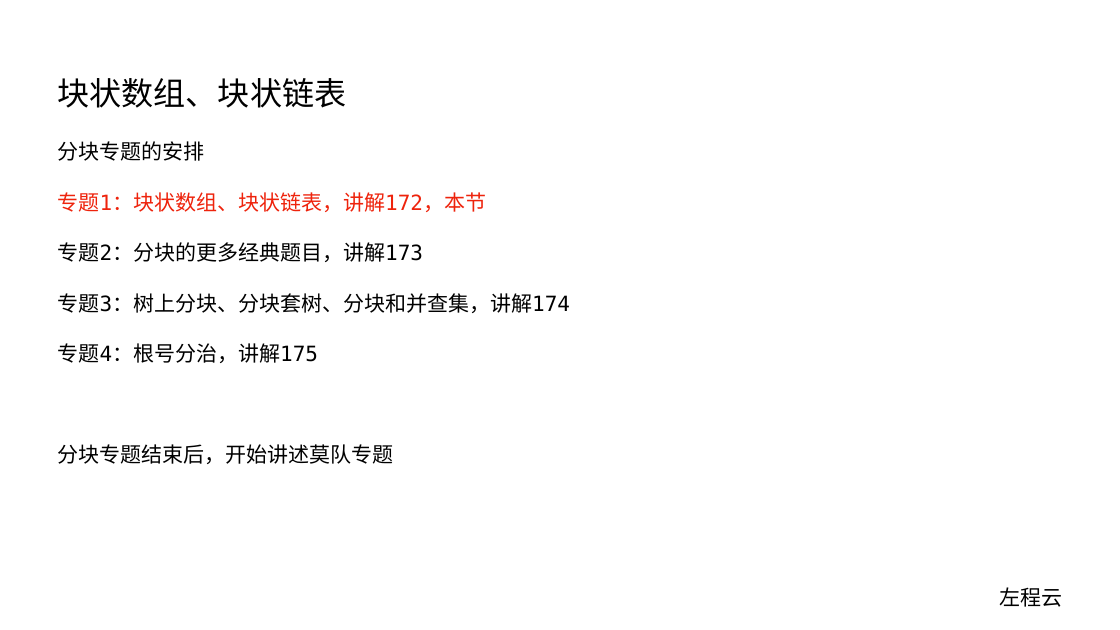
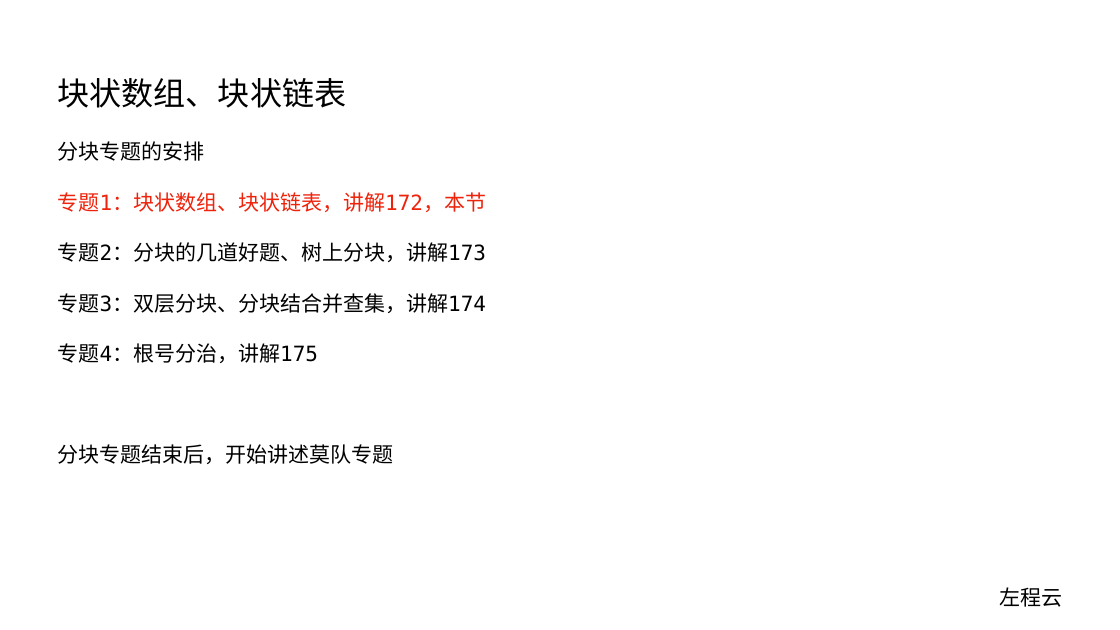
Before and after one commit to algorithmzuo/algorithm-journey, a slide deck: slide 1 of ppt/算法讲解172【挺难】分块专题1-块状数组、块状链表.pptx. Drawn at 1120x630 pixels with LibreOffice and Linux fonts; fonts in the diff are those of the drawing. Boxes give left, top, right and bottom in pixels: in the first picture for what was removed or moved away, otherwise in the second. Text is boxed around its words. In the diff, an @@ line names an element or a change of style, - is before the commit and + after.

```diff
--- a/ppt/算法讲解172【挺难】分块专题1-块状数组、块状链表.pptx
+++ b/ppt/算法讲解172【挺难】分块专题1-块状数组、块状链表.pptx
@@ text at bbox=[58, 242, 487, 313]: text changed @@
-专题2：分块的更多经典题目，讲解173
-专题3：树上分块、分块套树、分块和并查集，讲解174
+专题2：分块的几道好题、树上分块，讲解173
+专题3：双层分块、分块结合并查集，讲解174
```
Also in this commit, not shown: 1 other file.
